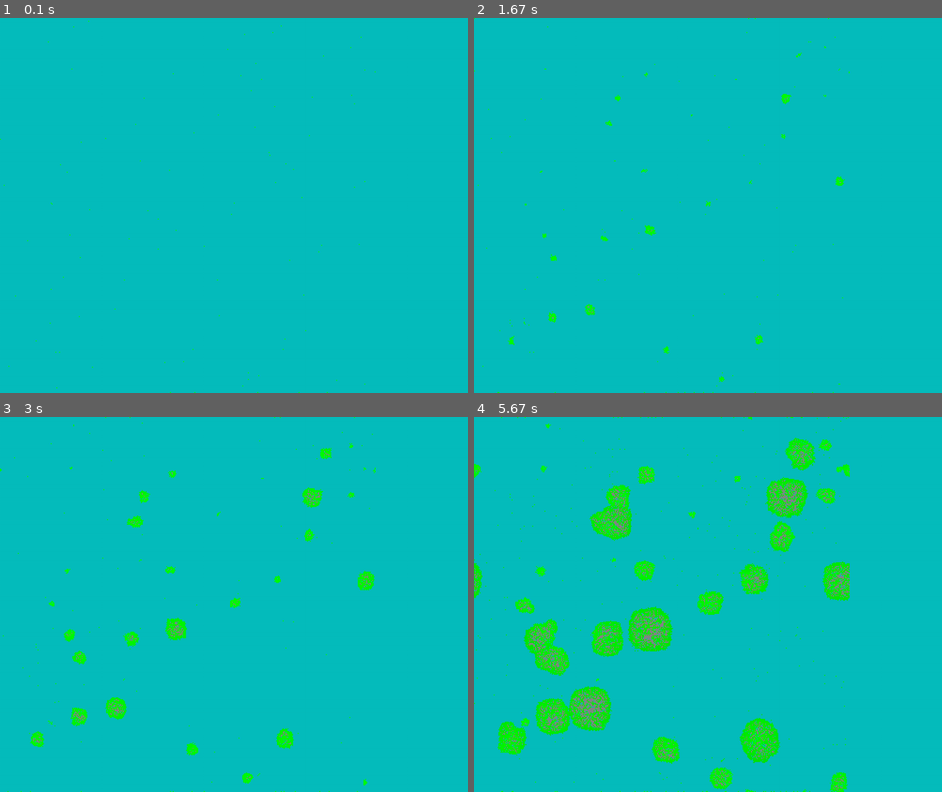
Above: before the commit, frames 1-4 (two rows, left to right).
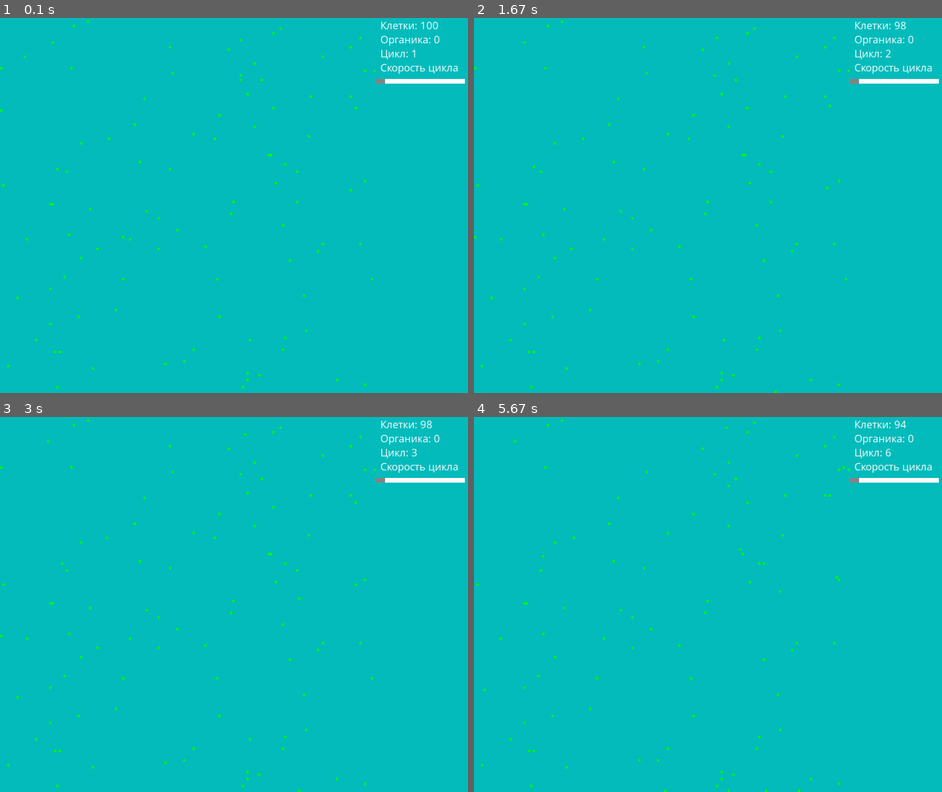
Above: after the commit, the same moments.

Repository: PilotOfAsuka/CellLabPython
Game: pygame game, started from main.py
The game is run twice, just before and just after one commit, with the same random seed, the same clock (stepped at 60 frames per second) and the same inputs.
Inputs (mouse positions are in pixels of both pictures, inside the frame that each line leads up to):
- Up to frame 1 (0.1 s): no input
- Up to frame 2 (1.67 s): click (562, 291) at 0.88 s
- Up to frame 3 (3 s): click (421, 480) at 1.85 s
- Up to frame 4 (5.67 s): press the mouse at (895, 480) at 3.47 s; move the mouse to (745, 612) at 3.57 s; release the mouse at (595, 747) at 3.7 s

The runs differ from the first frame. In frame 1, 1.1% of the frame differs, in the area x 0-100%, y 0-100%; in frame 2, 1.4%; in frame 3, 3.0%; in frame 4, 11%.

Commit message:
GUI 0.0.1
Добавляю вывод информации на экран, а так же добавлен первый ползунок который регулирует скорость циклов путем изменения FPS пока так потом додумаем как сделать

Diff:
--- a/app.py
+++ b/app.py
@@ -3,18 +3,20 @@
 import surface
 import colors
 import main
+import gui
 # Класс Арр определяет окно Pygame и его цикл
 class App:
     def __init__(self):
         self.run = True
         self.screen = cfg.screen
         self.surface = surface.Surface(self.screen)
-
+        self.gui = gui
     # Обработка Евентов Pygame
     def event(self):
         for event in pygame.event.get():
             if event.type == pygame.QUIT:
                 self.run = False
+            gui.speed_slider.handle_event(event)
 
     # Активация и отрисовка графической части окна
     def draw(self):
@@ -27,5 +29,7 @@
             self.event()
             surface.Surface.update_surface()
             self.draw()
+            gui.count_of_cicle += 1
+            self.gui.draw_gui()
             pygame.display.flip()
-            main.clock.tick(cfg.FPS)# FPS
+            main.clock.tick(gui.speed_slider.val)# FPS пока так топорно меняем скорость циклов :(
--- a/colors.py
+++ b/colors.py
@@ -1,6 +1,7 @@
 # Просто цвета, надо изучить цвета из Pygame
 # Цвета
-BKG_COLOR = (6, 189, 189)
-WHITE = (255, 255, 255)
-BLACK = (0, 0, 0)
-FOOD_COLOR = (133,133,133)
+BKG_COLOR = 6, 189, 189
+WHITE = 255, 255, 255
+BLACK = 0, 0, 0
+RED = 255,0,0
+FOOD_COLOR = 133,133,133
--- a/configs.py
+++ b/configs.py
@@ -4,11 +4,13 @@
 # Установка размеров окна
 size = width, height = 1000, 800
 screen = pygame.display.set_mode(size)
-FPS = 60 # Ограничиваем кол-во FPS
+pygame.display.set_caption('Bot Simulation')
+#FPS = 60 # Ограничиваем кол-во FPS
+gui_ofset = 200 # Отступ справа от края для интерфейса
 
 # Мир теперь состоит из клеточек
-CELL_SIZE = 2 # Размер клетки изменяя этот параметр меняется масштаб
-GRID_SIZE_W = (width - 200) // CELL_SIZE # Задаем ширину сетки мира (-200 Это отступ для интерфеса)
+CELL_SIZE = 5 # Размер клетки изменяя этот параметр меняется масштаб
+GRID_SIZE_W = (width - gui_ofset) // CELL_SIZE # Задаем ширину сетки мира (-200 Это отступ для интерфеса)
 GRID_SIZE_H = height // CELL_SIZE # Задаем высоту сетки мира
 START_NUM_OF_CELL = 100 # Стартовое число клеток при создании мира
 gen_size = 64 # Размер гена
--- /dev/null
+++ b/gui.py
@@ -0,0 +1,54 @@
+
+import configs as cfg
+import colors as c
+import main
+import pygame
+
+# Класс Slider
+class Slider:
+    def __init__(self, x, y, w, h, min_val, max_val):
+        self.rect = pygame.Rect(x, y, w, h)
+        self.min_val = min_val # Минимальное значение
+        self.max_val = max_val # Максимальное значение
+        self.val = min_val # Значение слайдера
+        self.dragging = False # Нажат или нет
+    # Обработка событий слайдера
+    def handle_event(self, event):
+        if event.type == pygame.MOUSEBUTTONDOWN:
+            if self.rect.collidepoint(event.pos):
+                self.dragging = True
+        elif event.type == pygame.MOUSEBUTTONUP:
+            self.dragging = False
+        elif event.type == pygame.MOUSEMOTION:
+            if self.dragging:
+                mouse_x, _ = event.pos
+                self.val = max(min((mouse_x - self.rect.x) / self.rect.width, 1), 0) * (self.max_val - self.min_val) + self.min_val
+    # Отрисовка слайдера
+    def draw(self, screen):
+        pygame.draw.rect(screen, c.WHITE, self.rect)
+        slider_pos = int((self.val - self.min_val) / (self.max_val - self.min_val) * self.rect.width)
+        pygame.draw.rect(screen, c.FOOD_COLOR, (self.rect.x + slider_pos - 10, self.rect.y, 20, self.rect.height))
+
+gui_ofset_x, gui_ofset_y = 10, 0 # Отступы от края ГУИ
+line_text_ofset = 30 # Высота строки
+
+count_of_cell = 0 # Счетчик кол-во клеток
+count_of_food = 0 # Счетчик кол-во органики
+count_of_cicle = 0 # Счетчик кол-во циклов
+
+speed_slider = Slider(cfg.width - cfg.gui_ofset + gui_ofset_x, gui_ofset_y + 10 + line_text_ofset * 4, 190 - gui_ofset_x, 10, 1, 60)
+
+def draw_text(text, var,x, y):
+    count_text = main.font.render(text +" "+ str(var), True, c.WHITE)
+    cfg.screen.blit(count_text, (x,y))
+
+def draw_gui():
+    # Отрисовка текста кол-ва клеток
+    draw_text("Клетки:",count_of_cell,cfg.width - cfg.gui_ofset + gui_ofset_x , gui_ofset_y) # (Текст, Переменная(для счета), х,y)
+    # Отрисовка текста кол-ва органики
+    draw_text("Органика:", count_of_food,cfg.width - cfg.gui_ofset + gui_ofset_x , gui_ofset_y + line_text_ofset)  # Меняйте положение текста при необходимости
+    # Отрисовка текста кол-ва циклов
+    draw_text("Цикл:", count_of_cicle,cfg.width - cfg.gui_ofset + gui_ofset_x , gui_ofset_y + line_text_ofset * 2)  # Меняйте положение текста при необходимости
+    # Отрисовка текста "Скорость"
+    draw_text("Скорость цикла","",cfg.width - cfg.gui_ofset + gui_ofset_x , gui_ofset_y + line_text_ofset * 3)
+    speed_slider.draw(cfg.screen)
--- a/main.py
+++ b/main.py
@@ -5,6 +5,8 @@
 # Инициализация Pygame
 pygame.init()
 clock = pygame.time.Clock()
+pygame.font.init()
+font = pygame.font.SysFont("comicsansms", 24)  # Выберите подходящий шрифт и размер
 
 # Main.py :D
 if __name__ == "__main__":
--- a/surface.py
+++ b/surface.py
@@ -2,22 +2,25 @@
 import genome
 import func
 import objects as objs
+import gui
 # Класс Surface определяет мир или же поверхноть для отрисовки
 class Surface:
     def __init__(self, surface):
         self.world = surface
-
-
         pass
 
     # Функция отрисовки обьектов на Surface
     def draw_objs(self):
+        gui.count_of_cell = 0
+        gui.count_of_food = 0
         for y in range(cfg.GRID_SIZE_H):
             for x in range(cfg.GRID_SIZE_W):
                 obj = cfg.world_grid[y][x]
                 if isinstance(obj, genome.BotGenome):
                     func.draw_obj(obj)
+                    gui.count_of_cell += 1
                 if isinstance(obj, objs.Food):
+                    gui.count_of_food += 1
                     func.draw_obj(obj)
 
     # Функция обновления обьектов в мире
Not shown, changed: README.md
Not shown, added: .gitignore
